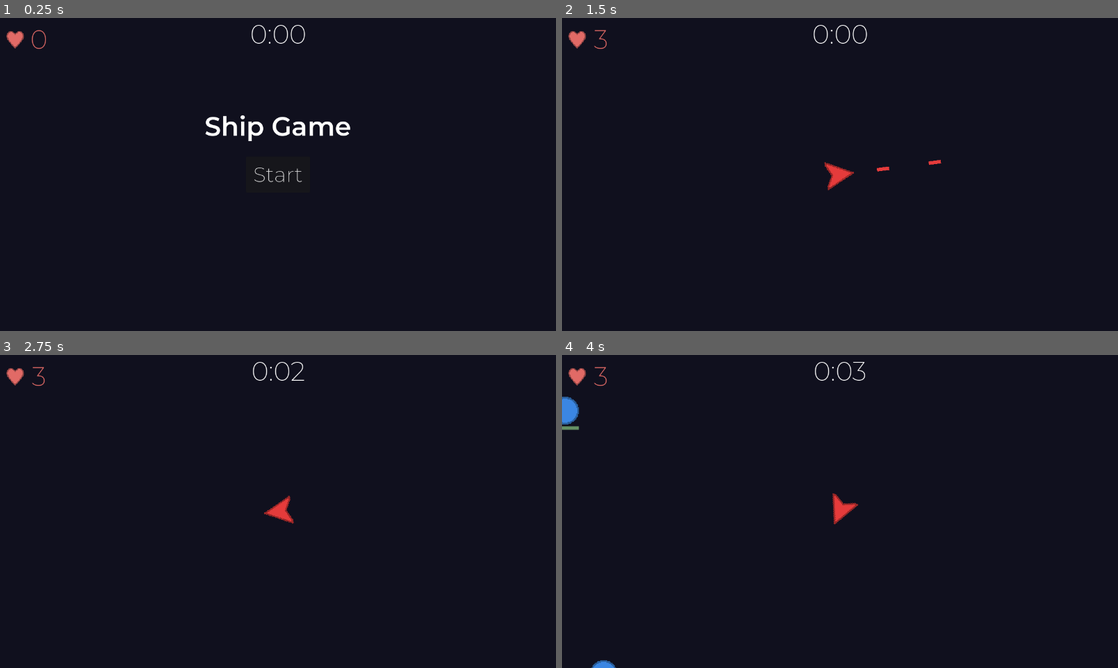
Above: before the commit, frames 1-4 (two rows, left to right).
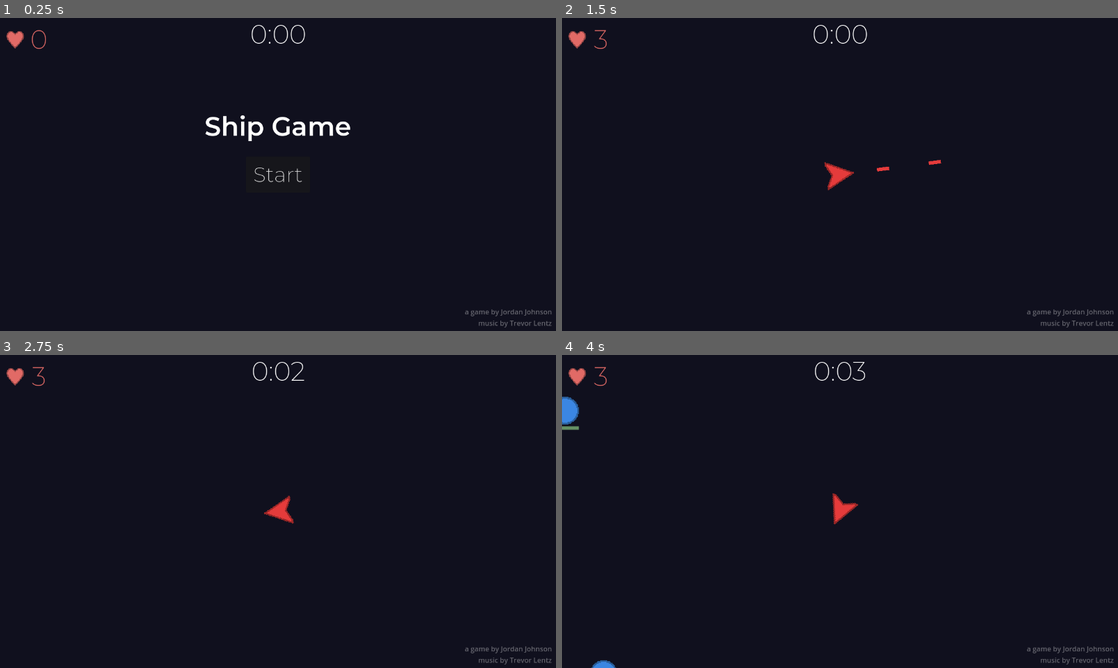
Above: after the commit, the same moments.

Repository: jordanjohnson56/shipgame
Game: Godot game, scene res://main.tscn
Same seed, same stepped clock (60 frames per second), same inputs: the game is played once before the commit and once after it.
Inputs (mouse positions are in pixels of both pictures, inside the frame that each line leads up to):
- Up to frame 1 (0.25 s): no input
- Up to frame 2 (1.5 s): click "Start" at 0.5 s; tap Enter at 1.25 s; move the mouse to (962, 158) at 1.27 s; press the mouse at (962, 158) at 1.28 s
- Up to frame 3 (2.75 s): move the mouse to (166, 527) at 2.02 s; release the mouse at (166, 527) at 2.03 s; click (166, 527) at 2.1 s
- Up to frame 4 (4 s): tap Space at 2.75 s; move the mouse to (895, 442) at 2.77 s; press the mouse at (895, 442) at 2.78 s; move the mouse to (812, 574) at 3.52 s; release the mouse at (812, 574) at 3.53 s; click (812, 574) at 3.6 s

The runs differ from the first frame. In frame 1, 0.2% of the frame differs, in the area x 83-100%, y 93-99%; in frame 2, 0.2%; in frame 3, 0.2%; in frame 4, 0.2%.

Commit message:
Add music and credits, update fire sound

Diff:
--- a/default_bus_layout.tres
+++ b/default_bus_layout.tres
@@ -1,31 +1,26 @@
-[gd_resource type="AudioBusLayout" load_steps=5 format=3 uid="uid://h6hrj5150ng4"]
+[gd_resource type="AudioBusLayout" load_steps=4 format=3 uid="uid://h6hrj5150ng4"]
 
 [sub_resource type="AudioEffectReverb" id="AudioEffectReverb_lftk1"]
 resource_name = "Reverb"
 room_size = 0.4
 damping = 0.25
 hipass = 0.3
-dry = 0.0
+dry = 0.5
 wet = 0.65
 
 [sub_resource type="AudioEffectEQ" id="AudioEffectEQ_b73cj"]
 resource_name = "EQ"
 band_db/32_hz = -6.0
 band_db/100_hz = -6.0
-band_db/320_hz = -6.0
 band_db/1000_hz = -6.0
 band_db/3200_hz = -4.0
 
 [sub_resource type="AudioEffectHighPassFilter" id="AudioEffectHighPassFilter_vgwwd"]
 resource_name = "HighPassFilter"
-cutoff_hz = 350.0
-
-[sub_resource type="AudioEffectPitchShift" id="AudioEffectPitchShift_p7l7q"]
-resource_name = "PitchShift"
-pitch_scale = 0.5
+cutoff_hz = 500.0
 
 [resource]
-bus/1/name = &"FX"
+bus/1/name = &"Projectiles"
 bus/1/solo = false
 bus/1/mute = false
 bus/1/bypass_fx = false
@@ -37,5 +32,3 @@
 bus/1/effect/1/enabled = true
 bus/1/effect/2/effect = SubResource("AudioEffectHighPassFilter_vgwwd")
 bus/1/effect/2/enabled = true
-bus/1/effect/3/effect = SubResource("AudioEffectPitchShift_p7l7q")
-bus/1/effect/3/enabled = true
--- a/hud.tscn
+++ b/hud.tscn
@@ -60,6 +60,7 @@
 texture = ExtResource("2_w0vdw")
 
 [node name="Label" type="Label" parent="Health"]
+layout_mode = 0
 offset_left = 40.0
 offset_right = 140.0
 offset_bottom = 100.0
@@ -100,4 +101,22 @@
 theme = ExtResource("2_hf0dd")
 text = "0:00"
 
+[node name="Label" type="Label" parent="."]
+anchors_preset = 3
+anchor_left = 1.0
+anchor_top = 1.0
+anchor_right = 1.0
+anchor_bottom = 1.0
+offset_left = -210.0
+offset_top = -30.0
+offset_right = -9.0
+offset_bottom = -7.0
+grow_horizontal = 0
+grow_vertical = 0
+theme_override_colors/font_color = Color(1, 1, 1, 0.352941)
+text = "a game by Jordan Johnson
+music by Trevor Lentz"
+horizontal_alignment = 2
+vertical_alignment = 2
+
 [connection signal="pressed" from="StartButton" to="." method="_on_start_button_pressed"]
--- a/main.gd
+++ b/main.gd
@@ -65,6 +65,8 @@
 func _on_difficulty_timer_timeout():
     var new_wait_time = clamp($EnemySpawnTimer.wait_time - 0.05, 0.05, 1)
     $EnemySpawnTimer.wait_time = new_wait_time
+    # Add one second to difficulty timer so difficulty doesn't ramp up too quickly
+    $DifficultyTimer.wait_time += 1
 
 
 func play_fire_sound():
--- a/main.tscn
+++ b/main.tscn
@@ -1,9 +1,10 @@
-[gd_scene load_steps=11 format=3 uid="uid://d1yulp8eccvlb"]
+[gd_scene load_steps=12 format=3 uid="uid://d1yulp8eccvlb"]
 
 [ext_resource type="Script" path="res://main.gd" id="1_x3x6b"]
 [ext_resource type="PackedScene" uid="uid://cjv6ob8bb0414" path="res://player.tscn" id="2_fnnxj"]
 [ext_resource type="AudioStream" uid="uid://bdrbu8r7ovv1d" path="res://sound/fire.wav" id="3_fqxxp"]
 [ext_resource type="PackedScene" uid="uid://cxavdnpec18y3" path="res://hud.tscn" id="4_ki6ys"]
+[ext_resource type="AudioStream" uid="uid://cxbbdll8wr5a7" path="res://sound/Hero Immortal.mp3" id="5_547um"]
 
 [sub_resource type="Curve2D" id="Curve2D_w5d2k"]
 _data = {
@@ -74,21 +75,26 @@
 stream = ExtResource("3_fqxxp")
 volume_db = 10.0
 max_polyphony = 10
-bus = &"FX"
+bus = &"Projectiles"
 
 [node name="FireSoundMid" type="AudioStreamPlayer" parent="FireSounds"]
 stream = ExtResource("3_fqxxp")
 volume_db = 10.0
 pitch_scale = 0.95
 max_polyphony = 10
-bus = &"FX"
+bus = &"Projectiles"
 
 [node name="FireSoundLow" type="AudioStreamPlayer" parent="FireSounds"]
 stream = ExtResource("3_fqxxp")
 volume_db = 10.0
 pitch_scale = 0.9
 max_polyphony = 10
-bus = &"FX"
+bus = &"Projectiles"
+
+[node name="Music" type="AudioStreamPlayer" parent="."]
+stream = ExtResource("5_547um")
+volume_db = -5.0
+autoplay = true
 
 [connection signal="died" from="Player" to="." method="game_over"]
 [connection signal="hurt" from="Player" to="." method="_on_player_hurt"]
Not shown, added: sound/Hero Immortal.mp3.import
Not shown, added: sound/Hero Immortal.mp3
